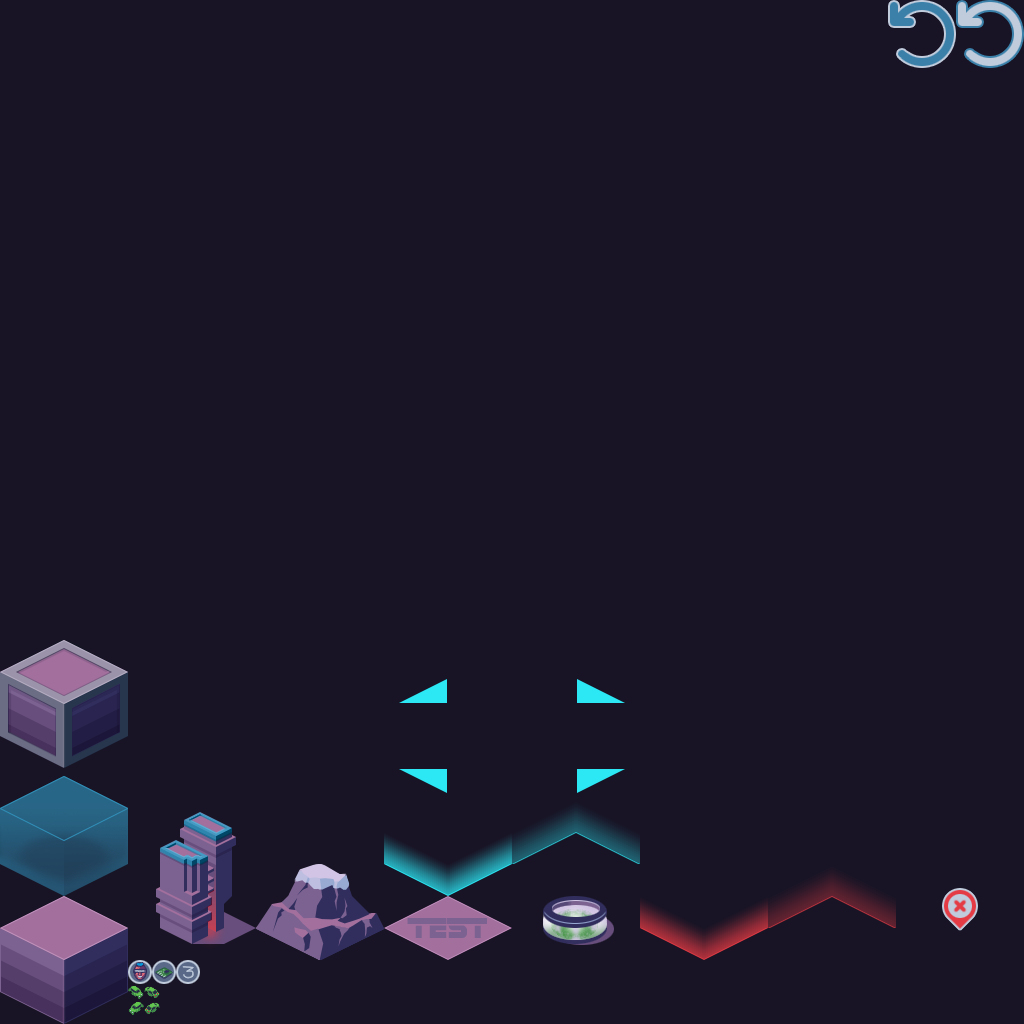
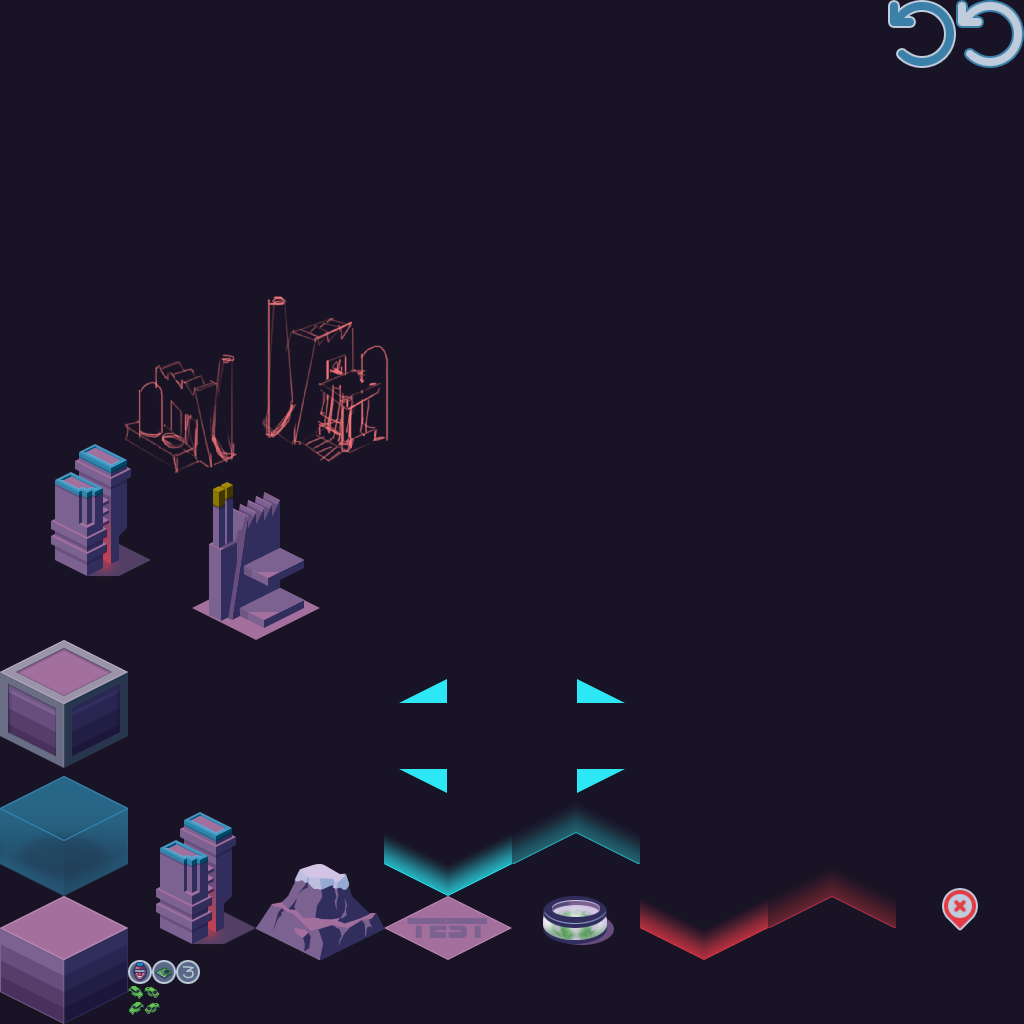
Two versions of the same layered image (1024×1024). Layer-by-layer changes:
added group "Factory" with 26 layers above "Residential Building copy" over <box>124,296,389,628</box>
added layer "doodle" in group "Factory" over <box>124,296,389,474</box>
added layer "Layer 84" in group "Factory" over <box>242,547,304,586</box>
added layer "Layer 85" in group "Factory" over <box>238,587,305,628</box>
added layer "Layer 78" in group "Factory" over <box>209,536,237,621</box>
added layer "Layer 71 copy 4" in group "Factory" over <box>238,493,280,612</box>
added layer "Layer 82" in group "Factory" over <box>216,514,248,620</box>
added layer "Layer 71" in group "Factory" over <box>216,508,248,620</box>
added layer "Layer 70" in group "Factory" over <box>232,500,280,620</box>
added group "Residential Building copy" with 20 layers above "Residential Building" over <box>51,444,151,579</box>
added layer "Roof Colour" (1st of 2, in "Residential Building copy") (color) in group "Residential Building copy" over <box>55,444,127,499</box>
added layer "roof shade" (1st of 2, in "Residential Building copy") in group "Residential Building copy" over <box>55,446,127,500</box>
added layer "Left Building" (1st of 2, in "Residential Building copy") in group "Residential Building copy" over <box>55,472,103,576</box>
added layer "red gradient" (1st of 2, in "Residential Building copy") in group "Residential Building copy" over <box>79,498,111,564</box>
added layer "Drop shadow" (1st of 2, in "Residential Building copy") in group "Residential Building copy" over <box>79,482,111,564</box>
added layer "Right Building" (1st of 2, in "Residential Building copy") in group "Residential Building copy" over <box>79,444,127,564</box>
added layer "Soil shade" (1st of 2, in "Residential Building copy") in group "Residential Building copy" over <box>87,544,151,576</box>
added layer "Soil copy 8" above "Soil copy 7" over <box>192,576,320,640</box>
…and 20 more changes (20 added)
